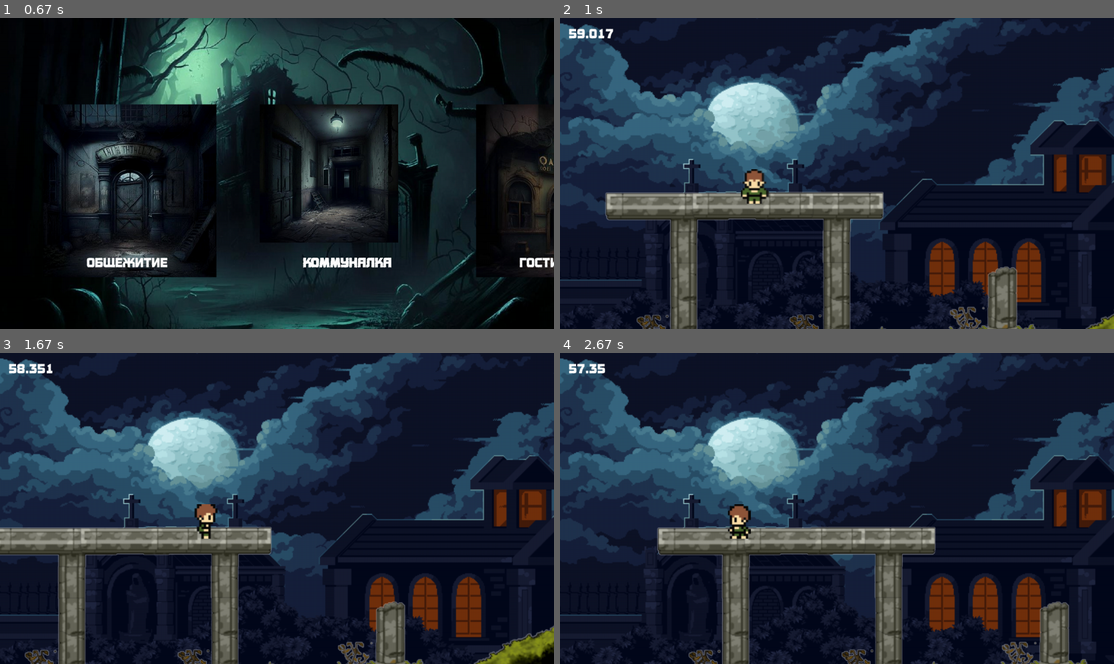
Above: before the commit, frames 1-4 (two rows, left to right).
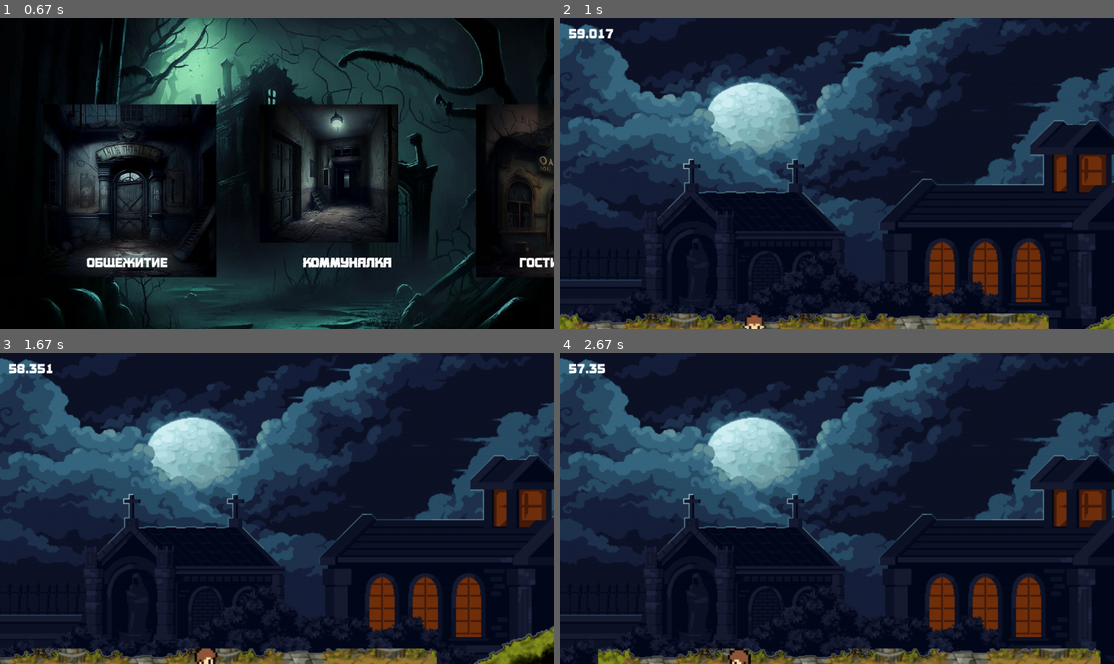
Above: after the commit, the same moments.

Repository: pryfmse/pygame_project
Game: pygame game, started from main.py
Two runs of this game, one before a commit and one after it. Both use one fixed random seed, a clock stepped at 60 frames per second and the inputs below.
Inputs (mouse positions are in pixels of both pictures, inside the frame that each line leads up to):
- Up to frame 1 (0.67 s): hold Right from 0.33 s (still down)
- Up to frame 2 (1 s): release Right at 0.8 s; click "гостиница" at 0.88 s
- Up to frame 3 (1.67 s): hold Up 1.17-1.47 s; move the mouse to (454, 499) at 1.2 s; hold Right from 1.5 s (still down); move the mouse to (144, 511) at 1.53 s
- Up to frame 4 (2.67 s): release Right at 1.97 s; hold Left 2-2.53 s; hold Left from 2.57 s (still down)

Frame 1 is identical in both runs. In frame 2, 12% of the frame differs, in the area x 0-89%, y 48-100%; in frame 3, 11%; in frame 4, 12%, in the area x 6-98%, y 48-100%.

Commit message:
мини-игра

Diff:
--- a/level_3.py
+++ b/level_3.py
@@ -112,7 +112,8 @@
         wall_group.add(grass)
         camera = Camera()
         all_sprites.add(grass)
-        fl = Wall(-350, 350, "level_3/game_child/1.png")
+        fl = Wall(-350, 684, "level_3/game_child/1.1.png")
+        # fl = Wall(-350, 350, "level_3/game_childe_child/1.2.png")
         wall_group.add(fl)
         all_sprites.add(fl)
         fl = Wall(1210, 242, "level_3/game_child/3.png")
Binary file added: level_3/game_child/1.1.png
Binary file added: level_3/game_child/1.2.png
